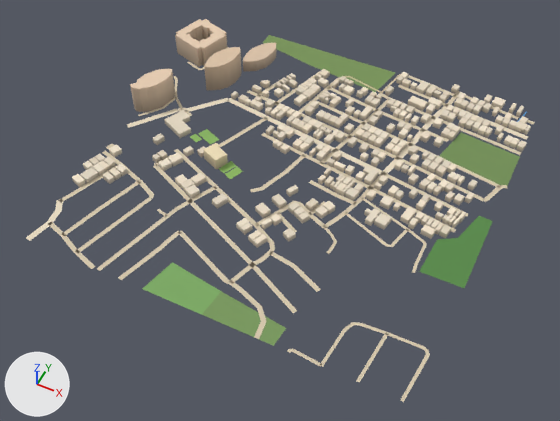
The glTF model public/assets/bengaluru-region-v1/tiles/t19_-19-l0.glb: old version first, new version second.
The view is the same before and after, from a 50 mm camera at (10047.0, -9900.0, 724.0) aimed at (9747.0, -9301.0, -25.0). Lighting does not change. The marker at lower left points along +X, +Y and +Z. The picture after the commit comes second. Vertices at exactly the same position are counted once.

Objects in the first picture: 'building', 'ground'.
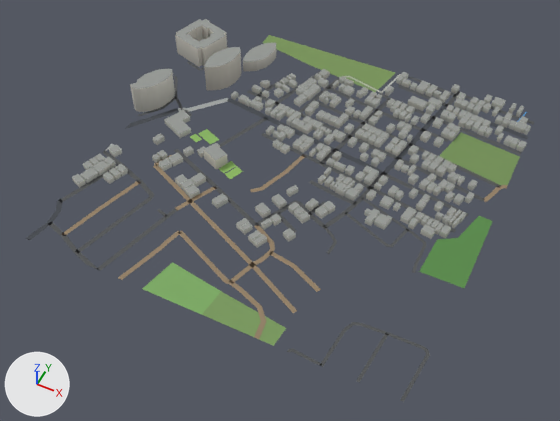
What differs and where, as boxes (x1, y1, x2, y2) in the pictures (560 x 421 px; the box of a moved part takes in the faces that stretch with it):
'ground', reshaped
    before: (26, 35, 535, 402)
    after: (26, 35, 534, 402)
part 1 of me_building, recoloured (darker)
    both: (72, 19, 531, 247)
part 2 of me_ground, moved or reshaped
    before: (26, 47, 535, 402)
    after: (26, 46, 534, 402)
part 3 of me_ground, moved or reshaped
    before: (276, 201, 300, 214)
    after: (276, 200, 300, 213)
part 4 of me_ground, recoloured
    both: (26, 61, 519, 367)

The change, as a diff of the scene's bpy script:
```diff
--- a/public/assets/bengaluru-region-v1/tiles/t19_-19-l0.glb.py
+++ b/public/assets/bengaluru-region-v1/tiles/t19_-19-l0.glb.py
@@ me_building @@
 # used by ob_building; location = (9500.0, -9500.0, 0.0)
-me_building.from_pydata(...)  # 2718 vertices, 3445 faces; spans x -29.0..502.0, y 99.0..505.0, z 0.0..42.0
+me_building.from_pydata(...)  # 2718 vertices, 4172 faces; spans x -29.0..502.0, y 99.0..505.0, z 0.0..42.0
+# me_building part 1: 3445 kept faces spanning x -29.0..502.0, y 99.0..505.0, z 0.0..42.0 get new vertex colours
 me_building.materials.append(mat_building)
@@ me_ground @@
 # used by ob_ground; location = (9500.0, -9500.0, 0.0)
 # verts and faces of me_ground; kept vertices keep their numbers, new ones are numbered from 768
 # before: 420 (266.0, 201.0, 1.0) at pixel (293, 200), 421 (272.0, 197.0, 1.0) at pixel (296, 203), 423 (273.0, 197.0, 1.0) at pixel (297, 204)
-me_ground.from_pydata(...)  # 768 vertices, 642 faces; spans x -3.0..501.0, y -3.0..503.0, z 1.0
+me_ground.from_pydata(...)  # 791 vertices, 663 faces; spans x 0.0..500.0, y 0.0..500.0, z 1.0
+# me_ground part 2
+# 36 vertices are removed from x -3.0..501.0, y -1.0..503.0, z 1.0
+# 61 faces are deleted
+# 4 vertices in x -1.0..479.0, y 164.0..382.0, z 1.0 move by (1.0, 0.0, 0.0)
+# 3 vertices in x 1.0..399.0, y 170.0..386.0, z 1.0 move by (-1.0, 0.0, 0.0)
+# 3 vertices in x 3.0..405.0, y 1.0..186.0, z 1.0 move by (0.0, -1.0, 0.0)
+# 18 vertices move from x -3.0..485.0, y -3.0..497.0, z 1.0 to x 0.0..485.0, y 0.0..495.0, z 1.0
+# 59 vertices are added at x 0.0..500.0, y 0.0..500.0, z 1.0
+# 82 new faces join them
+# me_ground part 3
+delete_faces([(420, 423, 421)])
+verts[421] = (271.0, 196.0, 1.0)  # moved
+verts[420] = (267.0, 202.0, 1.0)  # moved, pixel (294, 200)
+faces += [(420, 421, 423)]
+# me_ground part 4: 457 kept faces spanning x 0.0..494.0, y 0.0..500.0, z 1.0 get new vertex colours; the middle colour goes from beige #d7c9ae to dark grey #535556
 me_ground.materials.append(mat_ground)
```
